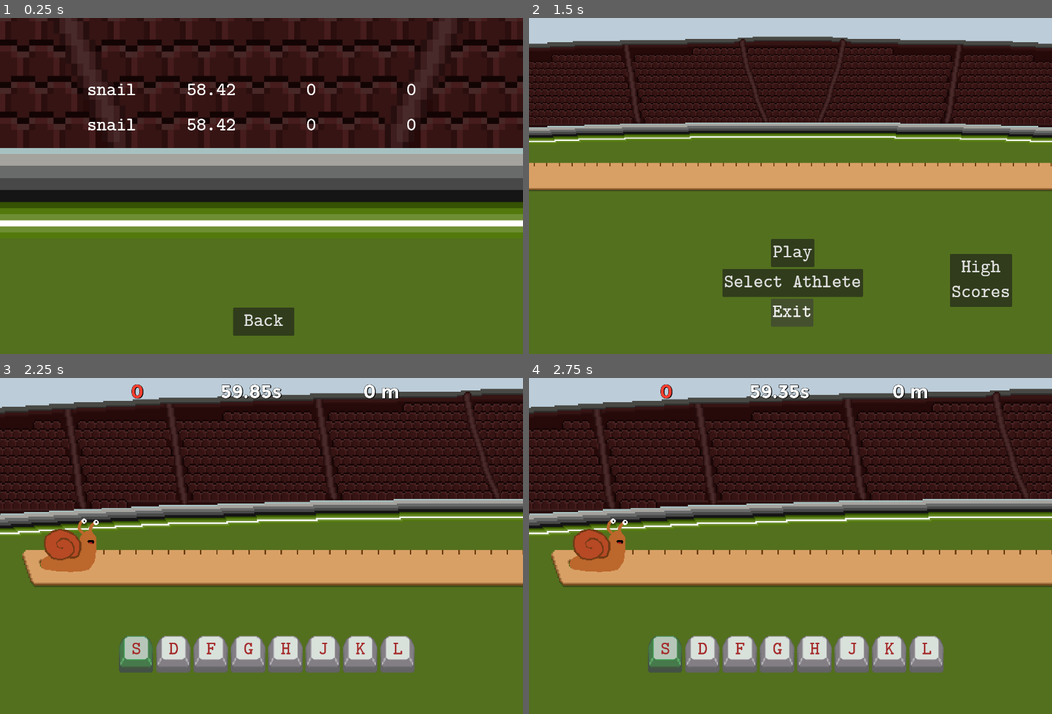
Above: before the commit, frames 1-4 (two rows, left to right).
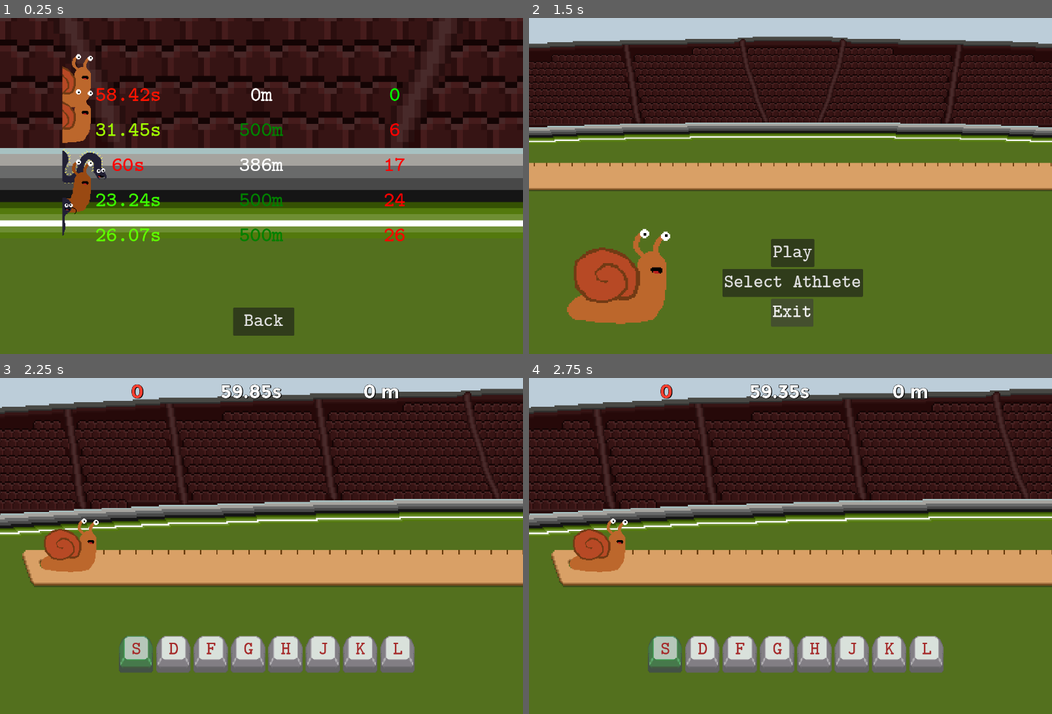
Above: after the commit, the same moments.

Repository: Superjesus2/snailrail
Game: Godot game, scene res://scores.tscn
Two runs of this game, one before a commit and one after it. Both use one fixed random seed, a clock stepped at 60 frames per second and the inputs below. This scene is started directly instead of the project's main scene.
Inputs:
- Up to frame 1 (0.25 s): no input
- Up to frame 2 (1.5 s): tap Enter at 0.5 s; hold D 0.53-1.25 s; tap E at 0.6 s; click "Back" at 1.25 s
- Up to frame 3 (2.25 s): click "Play" at 2 s
- Up to frame 4 (2.75 s): no input

The runs differ from the first frame. In frame 1, 4.4% of the frame differs, in the area x 11-80%, y 10-67%; in frame 2, 5.6%, in the area x 7-93%, y 62-92%; in frame 3, nothing differs; in frame 4, nothing differs.
Error before the commit: Invalid type in GDScript utility function "load()". Cannot convert argument 1 from Array to String. (res://root.gd:12)

Commit message:
high scores v2
+ error count is reset on start
+ slug animation
+ scores hue (with remap)
? convert values into float into string into int ?

Diff:
--- a/godot/game.gd
+++ b/godot/game.gd
@@ -37,6 +37,7 @@
 var keys_for_this_animal__labels = cur_animal["keylabels"]
 var vitesse_max = cur_animal["vitesse_max"]
 var can_go_left = cur_animal["can go left"]
+var is_animated = cur_animal["is animated"]
 
 # input system
 var going_right = true
@@ -47,6 +48,7 @@
 
 func _ready():
 
+	globals.errors = 0
 	globals.first_try = false
 	%back_button.pressed.connect(func():back())
 	%retry_button.pressed.connect(func():retry())
@@ -107,16 +109,21 @@
 		vitesse = vitesse_max
 	# avec style :
 		# ANIMATION
-	if vitesse < vitesse_max/3 :
-		$player.texture = load(player_sprite[0])
-	if vitesse < vitesse_max/1.5 and vitesse > vitesse_max/3 :
-		$player.texture = load(player_sprite[1])
-	if vitesse > vitesse_max/1.5 :
-		$player.texture = load(player_sprite[2])
-	if is_snared and not vitesse == 0 :
-		$player.texture = load(player_sprite[3])
-	if vitesse == 0 :
-		$player.texture = load(player_sprite[0])
+	if is_animated :
+		pass
+
+	else :
+		if vitesse < vitesse_max/3 :
+			$player.texture = load(player_sprite[0])
+		if vitesse < vitesse_max/1.5 and vitesse > vitesse_max/3 :
+			$player.texture = load(player_sprite[1])
+		if vitesse > vitesse_max/1.5 :
+			$player.texture = load(player_sprite[2])
+		if is_snared and not vitesse == 0 :
+			$player.texture = load(player_sprite[3])
+		if vitesse == 0 :
+			$player.texture = load(player_sprite[0])
+
 	# jusqu'au bout du monde :
 	if player_pos_x > finish_line_pos_x :
 		itsa_win()
@@ -146,14 +153,19 @@
 	is_snared = false
 	is_slowed = false
 	idle_duration = 0
+	if is_animated :
+		animate()
+
 func _on_key_fail():
 	is_snared = true
 	idle_duration = 0
+	if is_animated :
+		animate()
 
 func itsa_win():
 	if not game_over :
-		globals.time = "%.2f" % the_timer
-		%chrono_timer.text = globals.time
+		globals.time = snapped(the_timer, 0.01)
+		%chrono_timer.text = "%.2f" % globals.time + 's'
 		scores()
 		%back_button.visible = true
 		%keyboard_keys.visible = false
@@ -165,7 +177,7 @@
 	if not game_over :
 		if the_timer < 0 :
 			the_timer = 0
-		globals.time = snapped(the_timer, 0.01)
+		globals.time = 60 - snapped(the_timer, 0.01)
 		%chrono_timer.text = "%.2f" % globals.time + 's'
 		scores()
 		%back_button.visible = true
@@ -174,6 +186,9 @@
 		%keyboard_labels.visible = false
 	game_over = true
 	vitesse = 0
+
+func animate():
+	pass
 
 func scores():
 		globals.high_scores.append([globals.players[globals.player_selected],\
--- a/godot/globals.gd
+++ b/godot/globals.gd
@@ -10,7 +10,11 @@
 #var best_errors = [0,2,3]
 var times_played = 0
 
-var high_scores = [["snail", 58.42, "0", 0], ["snail", 58.42, "0", 0]]
+var high_scores = [["snail", 58.42, "0", 0],
+["snail", 31.45, "500", 6],
+["centipede", 60, "386", 17],
+["slug", 23.24, "500", 24],
+["butterfly", 26.07, "500", 26],]
 
 var first_try = true
 
@@ -26,6 +30,7 @@
 			"res://resources and assets/sprites/snail_sprite_3.png",] ,
 			"vitesse_max": 150. ,
 			"can go left": true ,
+			"is animated": false ,
 					},
 	"slug": {
 			"keycodes": [KEY_D, KEY_F, KEY_G, KEY_H, KEY_J, KEY_K],
@@ -36,6 +41,7 @@
 			"res://resources and assets/sprites/slug_sprite_3.png",] ,
 			"vitesse_max": 110. ,
 			"can go left": true ,
+			"is animated": false ,
 					},
 	"butterfly": {
 			"keycodes": [KEY_S, KEY_L, KEY_E,KEY_I, KEY_R, KEY_U],
@@ -46,6 +52,7 @@
 			"res://resources and assets/sprites/butterfly_sprite_3.png",] ,
 			"vitesse_max": 100. ,
 			"can go left": false ,
+			"is animated": true ,
 					},
 	"spider": {
 			"keycodes": [KEY_S, KEY_L, KEY_E,KEY_I, KEY_F, KEY_J, KEY_T, KEY_Y,],
@@ -56,6 +63,7 @@
 			"res://resources and assets/sprites/spider_sprite_3.png",] ,
 			"vitesse_max": 200. ,
 			"can go left": false ,
+			"is animated": true ,
 					},
 	"centipede": {
 			"keycodes": [KEY_S, KEY_E, KEY_R, KEY_D, KEY_V, KEY_F, KEY_T, KEY_Y, \
@@ -68,6 +76,7 @@
 			"res://resources and assets/sprites/centipede_sprite_3.png",] ,
 			"vitesse_max": 300. ,
 			"can go left": true ,
+			"is animated": true ,
 					},
 	"elephant": {
 			"keycodes": [KEY_S,KEY_F,KEY_H,KEY_K,KEY_D,KEY_G,KEY_J,KEY_L],
@@ -78,6 +87,7 @@
 			"res://resources and assets/sprites/elephant_sprite_3.png",] ,
 			"vitesse_max": 150. ,
 			"can go left": false ,
+			"is animated": true ,
 					},
 	# TODO
 }
--- a/godot/player_select.gd
+++ b/godot/player_select.gd
@@ -5,7 +5,7 @@
 var player_sprite = cur_animal["sprite"]
 
 func _ready():
-	$player_pic.texture = load(player_sprite)
+	$player_pic.texture = load(player_sprite[0])
 	$back_button.pressed.connect(func():back())
 	$left_select.pressed.connect(func():left())
 	$right_select.pressed.connect(func():right())
@@ -21,7 +21,7 @@
 	cur_animal_id = globals.players[globals.player_selected]
 	cur_animal = globals.animals[cur_animal_id]
 	player_sprite = cur_animal["sprite"]
-	$player_pic.texture = load(player_sprite)
+	$player_pic.texture = load(player_sprite[0])
 
 func right():
 	if globals.player_selected < (globals.players.size() - 1):
@@ -32,4 +32,4 @@
 	cur_animal_id = globals.players[globals.player_selected]
 	cur_animal = globals.animals[cur_animal_id]
 	player_sprite = cur_animal["sprite"]
-	$player_pic.texture = load(player_sprite)
+	$player_pic.texture = load(player_sprite[0])
--- a/godot/player_select.tscn
+++ b/godot/player_select.tscn
@@ -1,7 +1,8 @@
-[gd_scene load_steps=3 format=3 uid="uid://rwfyl5afltlg"]
+[gd_scene load_steps=4 format=3 uid="uid://rwfyl5afltlg"]
 
 [ext_resource type="Script" path="res://player_select.gd" id="1_ojlwf"]
 [ext_resource type="Texture2D" uid="uid://cdg5q62fy0kqp" path="res://resources and assets/backg_sprite.png" id="2_6oqso"]
+[ext_resource type="Texture2D" uid="uid://bu3esq30fxktj" path="res://resources and assets/sprites/snail_sprite_0.png" id="3_h0e5d"]
 
 [node name="player_select" type="Node2D"]
 script = ExtResource("1_ojlwf")
@@ -10,6 +11,11 @@
 position = Vector2(736, 1261)
 scale = Vector2(8.53253, 8.53253)
 texture = ExtResource("2_6oqso")
+
+[node name="player_pic" type="Sprite2D" parent="."]
+position = Vector2(662, 430)
+scale = Vector2(3.44792, 3.44792)
+texture = ExtResource("3_h0e5d")
 
 [node name="back_button" type="Button" parent="."]
 offset_left = 624.0
@@ -32,7 +38,3 @@
 offset_right = 1216.0
 offset_bottom = 448.0
 text = ">"
-
-[node name="player_pic" type="Sprite2D" parent="."]
-position = Vector2(662, 430)
-scale = Vector2(1.32306, 1.32306)
--- a/godot/root.gd
+++ b/godot/root.gd
@@ -9,7 +9,7 @@
 	$player_button.pressed.connect(func():player_select())
 	$scores_button.pressed.connect(func():high_scores())
 	$exit_button.pressed.connect(func():exit())
-	$player.texture = load(player_sprite)
+	$player.texture = load(player_sprite[0])
 
 	if globals.first_try :
 		$scores_button.visible = false
--- a/godot/root.tscn
+++ b/godot/root.tscn
@@ -1,7 +1,8 @@
-[gd_scene load_steps=3 format=3 uid="uid://csciwvsy10xdt"]
+[gd_scene load_steps=4 format=3 uid="uid://csciwvsy10xdt"]
 
 [ext_resource type="Script" path="res://root.gd" id="1_q3ejy"]
 [ext_resource type="Texture2D" uid="uid://cdg5q62fy0kqp" path="res://resources and assets/backg_sprite.png" id="2_1dtda"]
+[ext_resource type="Texture2D" uid="uid://bu3esq30fxktj" path="res://resources and assets/sprites/snail_sprite_0.png" id="3_y23il"]
 
 [node name="root" type="Node2D"]
 script = ExtResource("1_q3ejy")
@@ -70,4 +71,5 @@
 
 [node name="player" type="Sprite2D" parent="."]
 position = Vector2(233, 696)
-scale = Vector2(0.583979, 0.583979)
+scale = Vector2(1.77083, 1.77083)
+texture = ExtResource("3_y23il")
--- a/godot/scores.gd
+++ b/godot/scores.gd
@@ -12,10 +12,11 @@
 		var score_liner = HBoxContainer.new()
 		score_liner.alignment = BoxContainer.ALIGNMENT_CENTER
 		score_liner.size_flags_horizontal = Control.SIZE_SHRINK_CENTER | Control.SIZE_EXPAND_FILL
-		var best_player = Label.new()
-		best_player.size_flags_horizontal = Control.SIZE_SHRINK_CENTER | Control.SIZE_EXPAND_FILL
-		best_player.size_flags_vertical = Control.SIZE_SHRINK_CENTER | Control.SIZE_EXPAND_FILL
-		best_player.horizontal_alignment = HORIZONTAL_ALIGNMENT_CENTER
+		score_liner.name = 'score_liner'
+		var best_player = Sprite2D.new()
+#		best_player.size_flags_horizontal = Control.SIZE_SHRINK_CENTER | Control.SIZE_EXPAND_FILL
+#		best_player.size_flags_vertical = Control.SIZE_SHRINK_CENTER | Control.SIZE_EXPAND_FILL
+#		best_player.horizontal_alignment = HORIZONTAL_ALIGNMENT_CENTER
 		var best_time = Label.new()
 		best_time.size_flags_horizontal = Control.SIZE_SHRINK_CENTER | Control.SIZE_EXPAND_FILL
 		best_time.size_flags_vertical = Control.SIZE_SHRINK_CENTER | Control.SIZE_EXPAND_FILL
@@ -36,10 +37,20 @@
 		score_liner.add_child(best_time)
 		score_liner.add_child(best_distance)
 		score_liner.add_child(best_error)
-		best_player.text = str(globals.high_scores[index][0])
-		best_time.text = str(globals.high_scores[index][1])
-		best_distance.text = str(globals.high_scores[index][2])
+		var cur_animal_id = globals.high_scores[index][0]
+		var cur_animal = globals.animals[cur_animal_id]
+		var player_sprite = cur_animal["sprite"]
+		best_player.texture = load(player_sprite[0])
+		best_time.text = str(globals.high_scores[index][1]) + 's'
+		best_distance.text = str(globals.high_scores[index][2]) + 'm'
 		best_error.text = str(globals.high_scores[index][3])
+		best_error.modulate = Color.RED
+		if globals.high_scores[index][3] == 0 :
+			best_error.modulate = Color.GREEN
+		if globals.high_scores[index][2] == '500' :
+			best_distance.modulate = Color.WEB_GREEN
+		var hue_time = remap((globals.high_scores[index][1]), 0, 60, 0.48, 0)
+		best_time.modulate = Color.from_hsv(hue_time,1,1)
 
 func back():
 	get_tree().change_scene_to_file("res://root.tscn")
--- a/godot/scores.tscn
+++ b/godot/scores.tscn
@@ -1,7 +1,10 @@
-[gd_scene load_steps=3 format=3 uid="uid://dsawx68nio07w"]
+[gd_scene load_steps=4 format=3 uid="uid://dsawx68nio07w"]
 
 [ext_resource type="Script" path="res://scores.gd" id="1_4umm1"]
 [ext_resource type="Texture2D" uid="uid://cdg5q62fy0kqp" path="res://resources and assets/backg_sprite.png" id="2_7j4m7"]
+
+[sub_resource type="Theme" id="Theme_ylspt"]
+default_font_size = 56
 
 [node name="scores" type="Node2D"]
 script = ExtResource("1_4umm1")
@@ -29,12 +32,13 @@
 layout_mode = 2
 size_flags_horizontal = 3
 size_flags_vertical = 3
+theme = SubResource("Theme_ylspt")
 
-[node name="score_liner" type="HBoxContainer" parent="scroller/lines"]
+[node name="score_liner dummy" type="HBoxContainer" parent="scroller/lines"]
 unique_name_in_owner = true
 layout_mode = 2
 alignment = 1
 
-[node name="Label" type="Label" parent="scroller/lines/score_liner"]
+[node name="Label dummy" type="Label" parent="scroller/lines/score_liner dummy"]
 layout_mode = 2
 horizontal_alignment = 1
Binary file changed: godot/resources and assets/player_sprites.aseprite
Binary file added: godot/resources and assets/sprites/butterfly_sprite_0.png
Not shown, added: godot/resources and assets/sprites/butterfly_sprite_0.png.import
Binary file added: godot/resources and assets/sprites/butterfly_sprite_1.png
Not shown, added: godot/resources and assets/sprites/butterfly_sprite_1.png.import
Binary file added: godot/resources and assets/sprites/butterfly_sprite_2.png
Not shown, added: godot/resources and assets/sprites/butterfly_sprite_2.png.import
Binary file added: godot/resources and assets/sprites/butterfly_sprite_3.png
Not shown, added: godot/resources and assets/sprites/butterfly_sprite_3.png.import
Binary file added: godot/resources and assets/sprites/centipede_sprite_0.png
Not shown, added: godot/resources and assets/sprites/centipede_sprite_0.png.import
Binary file added: godot/resources and assets/sprites/centipede_sprite_1.png
(and 21 more such lines)
